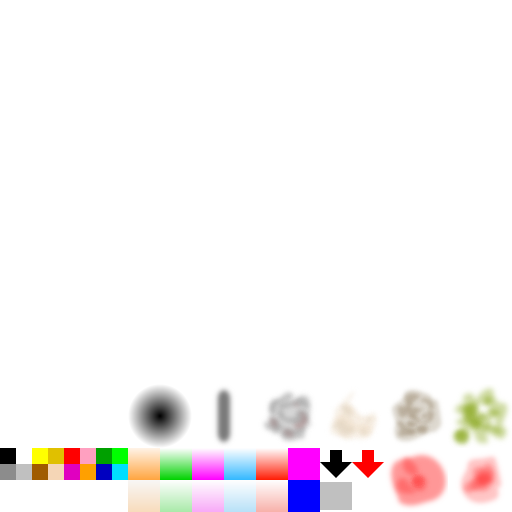
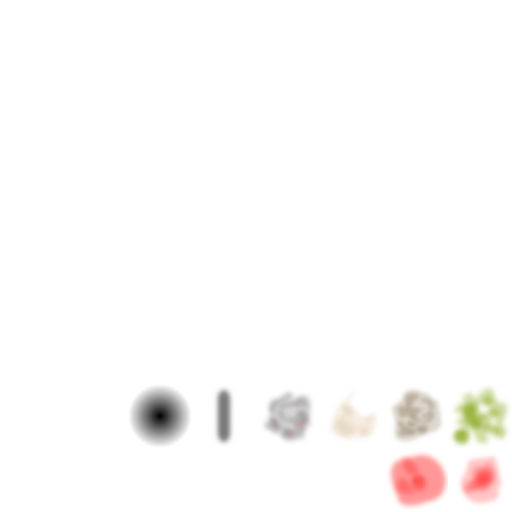
Comparing the layer stacks of the two 512x512 images. Changes:
removed group "32-39" (8 layers) over [128, 448, 384, 512]
removed group "30-31" (2 layers) over [320, 450, 384, 478]
removed layer "31" from group "30-31" over [352, 450, 384, 478]
removed layer "30" from group "30-31" over [320, 450, 352, 478]
removed layer "29" over [320, 482, 352, 510]
removed group "27-28" (2 layers) over [288, 448, 320, 512]
removed layer "28" from group "27-28" over [288, 480, 320, 512]
removed layer "27" from group "27-28" over [288, 448, 320, 480]
removed group "17-26" (10 layers) over [128, 448, 288, 512]
removed layer "26" from group "17-26" over [256, 481, 288, 512]
removed layer "25" from group "17-26" over [256, 448, 288, 480]
removed layer "24" from group "17-26" over [224, 481, 256, 512]
removed layer "23" from group "17-26" over [224, 448, 256, 480]
removed layer "22" from group "17-26" over [192, 481, 224, 512]
removed layer "21" from group "17-26" over [192, 448, 224, 480]
removed layer "20" from group "17-26" over [160, 481, 192, 512]
removed layer "19" from group "17-26" over [160, 448, 192, 480]
removed layer "18" from group "17-26" over [128, 480, 160, 512]
removed layer "17" from group "17-26" over [128, 448, 160, 480]
removed group "01-16" (16 layers) over [0, 448, 128, 480]
removed layer "16" from group "01-16" over [112, 464, 128, 480]
removed layer "15" from group "01-16" over [96, 464, 112, 480]
removed layer "14" from group "01-16" over [80, 464, 96, 480]
moved "01" out of group "01-16", painted on it over [0, 448, 352, 478]
…and 11 more changes (11 removed)
